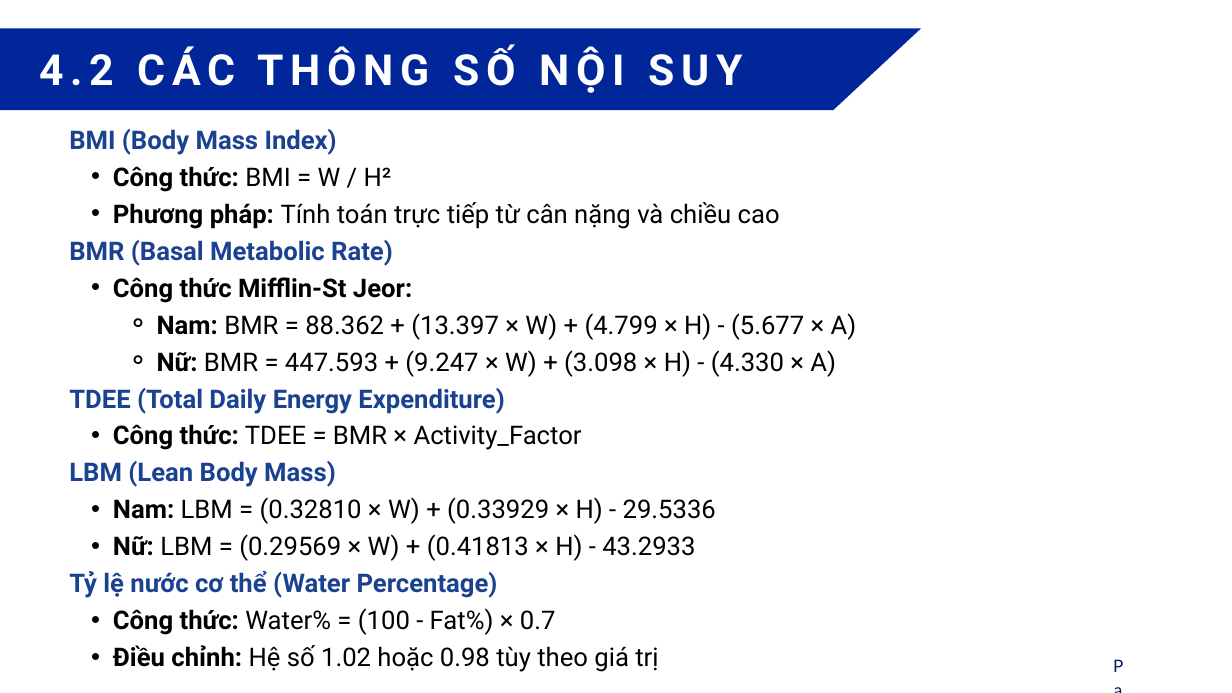
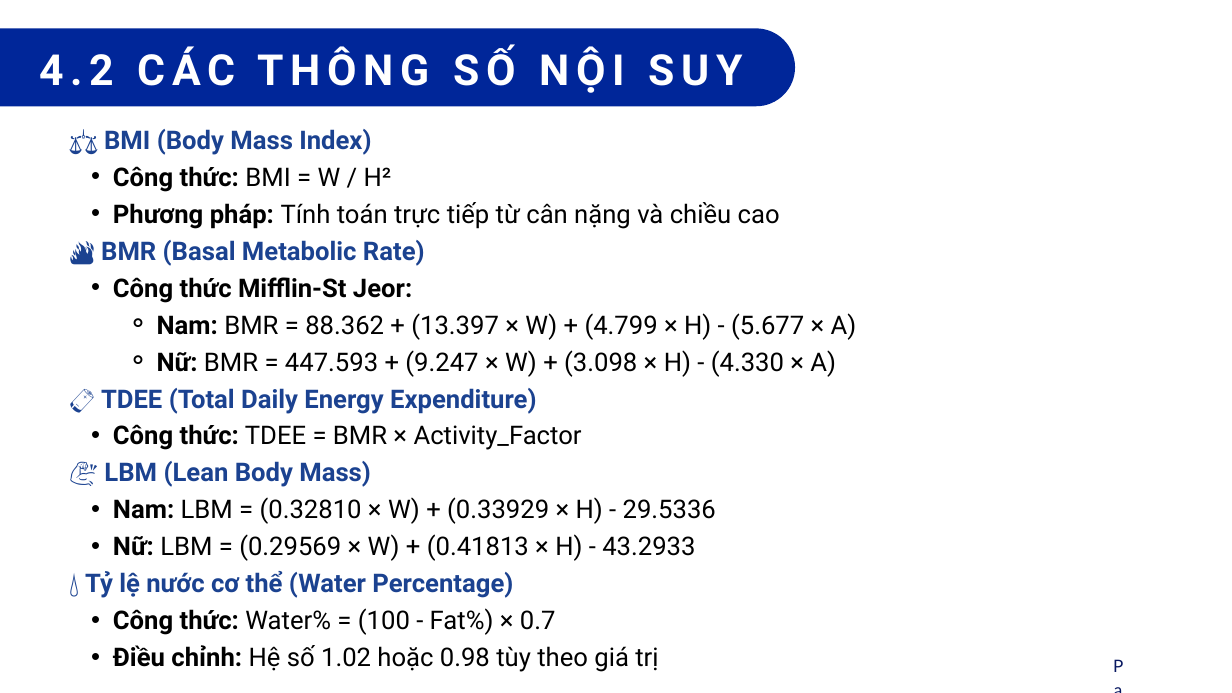
Before and after one commit to DatTwenty3/xiaomi_smart_scale_2, a slide deck: slide 17 of report/Luận văn Thạc sĩ - HK251.pptx. Drawn at 1232x693 pixels with LibreOffice and Linux fonts; fonts in the diff are those of the drawing. Boxes give left, top, right and bottom in pixels: in the first picture for what was removed or moved away, otherwise in the second. Text is boxed around its words. In the diff, an @@ line names an element or a change of style, - is before the commit and + after.

```diff
--- a/report/Luận văn Thạc sĩ - HK251.pptx
+++ b/report/Luận văn Thạc sĩ - HK251.pptx
@@ freeform shape: place and size @@
-freeform shape at bbox=[0, 28, 921, 110]
+freeform shape at bbox=[0, 28, 795, 106]
@@ text at bbox=[104, 129, 371, 155]: text changed @@
-BMI (Body Mass Index)
+⚖️ BMI (Body Mass Index)
@@ text at bbox=[101, 240, 425, 266]: text changed @@
-BMR (Basal Metabolic Rate)
+🔥 BMR (Basal Metabolic Rate)
@@ text at bbox=[101, 388, 536, 414]: text changed @@
-TDEE (Total Daily Energy Expenditure)
+🔋 TDEE (Total Daily Energy Expenditure)
@@ text at bbox=[104, 461, 371, 487]: text changed @@
-LBM (Lean Body Mass)
+💪 LBM (Lean Body Mass)
@@ text at bbox=[85, 571, 513, 598]: text changed @@
-Tỷ lệ nước cơ thể (Water Percentage)
+💧 Tỷ lệ nước cơ thể (Water Percentage)
```
Also in this commit, not shown: 30 other slides changed, 3 other files.
